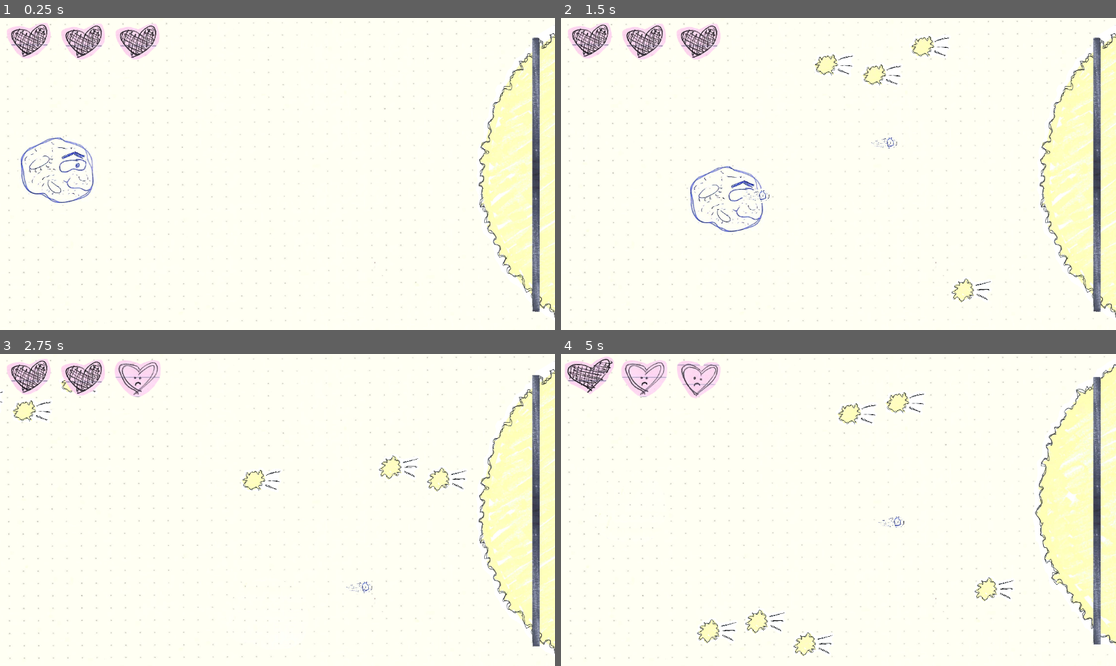
Above: before the commit, frames 1-4 (two rows, left to right).
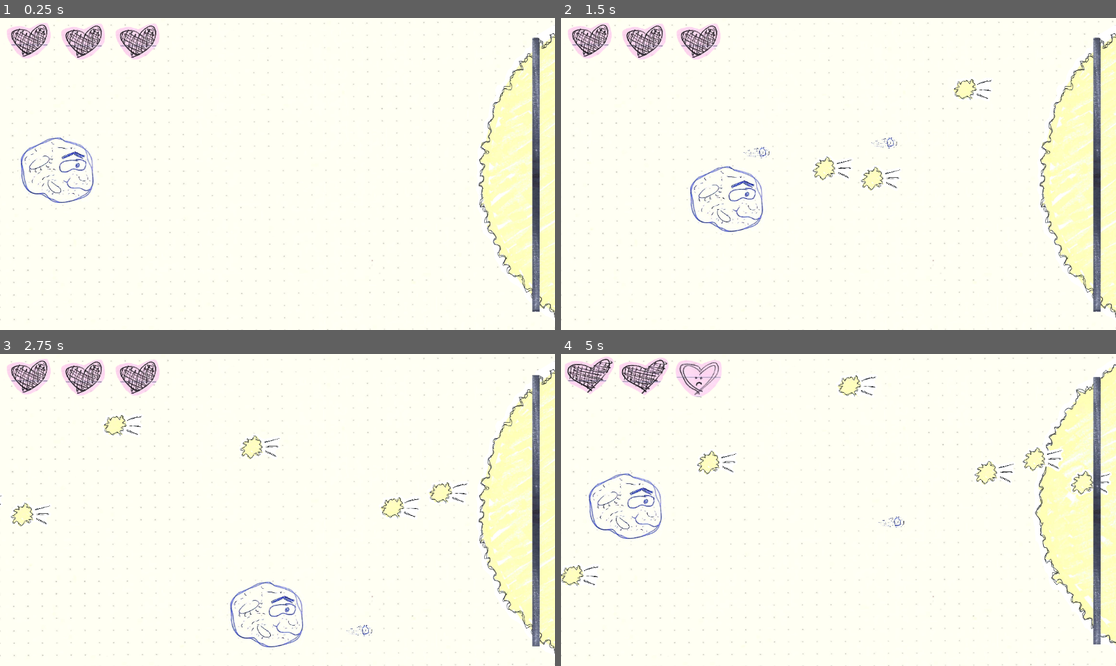
Above: after the commit, the same moments.

Repository: zirons1/Stargazing
Game: Godot game, scene res://levels/battle.tscn
Same seed, same stepped clock (60 frames per second), same inputs: the game is played once before the commit and once after it. Before the commit the project starts from res://battle.tscn.
Inputs:
- Up to frame 1 (0.25 s): no input
- Up to frame 2 (1.5 s): hold Right (player_right) 0.53-1.28 s; hold Space (space) 0.53-1.28 s; hold Down (player_down) from 1.28 s (still down); tap Space (space) at 1.35 s
- Up to frame 3 (2.75 s): release Down (player_down) at 2.03 s; hold Right (player_right) from 2.03 s (still down); hold Space (space) from 2.03 s (still down)
- Up to frame 4 (5 s): release Right (player_right) at 2.78 s; release Space (space) at 2.78 s; hold Up (player_up) 2.78-3.53 s; tap Space (space) at 2.85, 4.35 s; hold Space (space) 3.53-4.28 s; hold Left (player_left) from 3.53 s (still down)

The runs differ from the first frame. In frame 1, 0.9% of the frame differs, in the area x 0-100%, y 0-100%; in frame 2, 2.5%; in frame 3, 4.1%; in frame 4, 5.3%.

Commit message:
Directory organizing

Diff:
--- a/battle.tscn
+++ /dev/null
@@ -1,177 +0,0 @@
-[gd_scene load_steps=22 format=3 uid="uid://dmerkhi3i8suv"]
-
-[ext_resource type="PackedScene" uid="uid://cnx8qqobenu6d" path="res://player.tscn" id="1_b1kuy"]
-[ext_resource type="Script" path="res://battle.gd" id="1_m0edu"]
-[ext_resource type="PackedScene" uid="uid://bk3ahoq2hkg74" path="res://shooting_star.tscn" id="2_4frnl"]
-[ext_resource type="PackedScene" uid="uid://bobdc5c764hwy" path="res://laser.tscn" id="3_5f2td"]
-[ext_resource type="Texture2D" uid="uid://6sfk6jcsbotw" path="res://art/full_heart1.png" id="4_5jshq"]
-[ext_resource type="Texture2D" uid="uid://ba8genqqi7hqr" path="res://art/paper/background.png" id="4_ewjf8"]
-[ext_resource type="Script" path="res://health_bar.gd" id="4_t7uxy"]
-[ext_resource type="Texture2D" uid="uid://cjw2dnbh35s2j" path="res://art/full_heart2.png" id="5_2pjnu"]
-[ext_resource type="Texture2D" uid="uid://c2dtumgchfrvb" path="res://art/empty_heart1.png" id="6_2au1w"]
-[ext_resource type="Texture2D" uid="uid://basr0ufeaa4k8" path="res://art/empty_heart2.png" id="7_h3vap"]
-[ext_resource type="Script" path="res://enemy_health.gd" id="9_q28c3"]
-[ext_resource type="PackedScene" uid="uid://dksi14b5vihqv" path="res://sun.tscn" id="10_r1il5"]
-[ext_resource type="Texture2D" uid="uid://blcis751j8o7k" path="res://art/paper/full_heart1.png" id="11_h0l7s"]
-[ext_resource type="Texture2D" uid="uid://b54tpr2dx30w1" path="res://art/paper/full_heart2.png" id="12_sfj2q"]
-[ext_resource type="Texture2D" uid="uid://ssl8qmb2vdgh" path="res://art/paper/empty_heart1.png" id="13_xwnkw"]
-[ext_resource type="Texture2D" uid="uid://c8oknryhcg8no" path="res://art/paper/empty_heart2.png" id="14_5dx5k"]
-[ext_resource type="Texture2D" uid="uid://5i17bxha14vv" path="res://art/paper/health_barx.png" id="16_j0da5"]
-[ext_resource type="Texture2D" uid="uid://dyyr0wkfk5ot1" path="res://art/paper/health_barxx.png" id="18_h3slm"]
-
-[sub_resource type="RectangleShape2D" id="RectangleShape2D_tif73"]
-size = Vector2(1287, 20)
-
-[sub_resource type="RectangleShape2D" id="RectangleShape2D_wn3u4"]
-size = Vector2(22.9999, 777)
-
-[sub_resource type="SpriteFrames" id="SpriteFrames_i08lj"]
-animations = [{
-"frames": [{
-"duration": 1.0,
-"texture": ExtResource("4_5jshq")
-}, {
-"duration": 1.0,
-"texture": ExtResource("5_2pjnu")
-}],
-"loop": true,
-"name": &"default",
-"speed": 5.0
-}, {
-"frames": [{
-"duration": 1.0,
-"texture": ExtResource("11_h0l7s")
-}, {
-"duration": 1.0,
-"texture": ExtResource("12_sfj2q")
-}],
-"loop": true,
-"name": &"default_paper",
-"speed": 5.0
-}, {
-"frames": [{
-"duration": 1.0,
-"texture": ExtResource("6_2au1w")
-}, {
-"duration": 1.0,
-"texture": ExtResource("7_h3vap")
-}],
-"loop": true,
-"name": &"empty",
-"speed": 5.0
-}, {
-"frames": [{
-"duration": 1.0,
-"texture": ExtResource("13_xwnkw")
-}, {
-"duration": 1.0,
-"texture": ExtResource("14_5dx5k")
-}],
-"loop": true,
-"name": &"empty_paper",
-"speed": 5.0
-}]
-
-[node name="Battle" type="Node2D"]
-script = ExtResource("1_m0edu")
-shooting_star = ExtResource("2_4frnl")
-laser_scene = ExtResource("3_5f2td")
-
-[node name="Timer" type="Timer" parent="."]
-wait_time = 0.6
-autostart = true
-
-[node name="Background" type="Sprite2D" parent="."]
-position = Vector2(577.5, 325)
-scale = Vector2(0.511083, 0.437061)
-texture = ExtResource("4_ewjf8")
-
-[node name="StaticBody2D" type="StaticBody2D" parent="Background"]
-position = Vector2(-1169.09, -853.428)
-scale = Vector2(1.95663, 2.28801)
-collision_layer = 16
-collision_mask = 0
-
-[node name="CollisionShape2D" type="CollisionShape2D" parent="Background/StaticBody2D"]
-position = Vector2(586, -10)
-shape = SubResource("RectangleShape2D_tif73")
-
-[node name="StaticBody2D2" type="StaticBody2D" parent="Background"]
-position = Vector2(-1157.35, 915.205)
-scale = Vector2(1.95663, 2.28801)
-collision_layer = 16
-collision_mask = 0
-
-[node name="CollisionShape2D" type="CollisionShape2D" parent="Background/StaticBody2D2"]
-position = Vector2(586, -10)
-shape = SubResource("RectangleShape2D_tif73")
-
-[node name="StaticBody2D3" type="StaticBody2D" parent="Background"]
-position = Vector2(-1169.09, -853.428)
-scale = Vector2(1.95663, 2.28801)
-collision_layer = 16
-collision_mask = 0
-
-[node name="CollisionShape2D" type="CollisionShape2D" parent="Background/StaticBody2D3"]
-position = Vector2(-42.0001, 374)
-shape = SubResource("RectangleShape2D_wn3u4")
-
-[node name="Sun" parent="." instance=ExtResource("10_r1il5")]
-
-[node name="Player" parent="." instance=ExtResource("1_b1kuy")]
-position = Vector2(92, 301)
-collision_mask = 16
-can_dash = true
-
-[node name="StatsUI" type="CanvasLayer" parent="."]
-
-[node name="HealthBar" type="HBoxContainer" parent="StatsUI"]
-offset_right = 40.0
-offset_bottom = 40.0
-script = ExtResource("4_t7uxy")
-
-[node name="Heart1" type="AnimatedSprite2D" parent="StatsUI/HealthBar"]
-position = Vector2(59, 47)
-scale = Vector2(0.398438, 0.398438)
-sprite_frames = SubResource("SpriteFrames_i08lj")
-animation = &"default_paper"
-
-[node name="Heart2" type="AnimatedSprite2D" parent="StatsUI/HealthBar"]
-position = Vector2(172, 49)
-scale = Vector2(0.398438, 0.398438)
-sprite_frames = SubResource("SpriteFrames_i08lj")
-animation = &"default_paper"
-
-[node name="Heart3" type="AnimatedSprite2D" parent="StatsUI/HealthBar"]
-position = Vector2(285, 49)
-scale = Vector2(0.398438, 0.398438)
-sprite_frames = SubResource("SpriteFrames_i08lj")
-animation = &"default_paper"
-
-[node name="EnemyHealth" type="TextureProgressBar" parent="StatsUI"]
-offset_left = 1120.0
-offset_top = 41.0
-offset_right = 2414.0
-offset_bottom = 107.0
-rotation = 1.5708
-scale = Vector2(0.22, 0.22)
-max_value = 1.0
-value = 1.0
-fill_mode = 1
-texture_progress = ExtResource("16_j0da5")
-script = ExtResource("9_q28c3")
-report = true
-max_health = 200
-
-[node name="EnemyHealth2" type="TextureProgressBar" parent="StatsUI"]
-offset_left = 1120.0
-offset_top = 325.0
-offset_right = 2414.0
-offset_bottom = 391.0
-rotation = 1.5708
-scale = Vector2(0.22, 0.22)
-max_value = 1.0
-value = 1.0
-texture_progress = ExtResource("18_h3slm")
-script = ExtResource("9_q28c3")
-max_health = 200
--- a/shooting_star.tscn
+++ b/enemies/sun/shooting_star.tscn
@@ -1,7 +1,7 @@
 [gd_scene load_steps=8 format=3 uid="uid://bk3ahoq2hkg74"]
 
 [ext_resource type="Texture2D" uid="uid://bcum8vvp4cu4p" path="res://art/shooting_star1.png" id="1_2fpi1"]
-[ext_resource type="Script" path="res://shooting_star.gd" id="1_i76lm"]
+[ext_resource type="Script" path="res://enemies/sun/shooting_star.gd" id="1_i76lm"]
 [ext_resource type="Texture2D" uid="uid://cu8bgtbpmmrpj" path="res://art/shooting_star2.png" id="2_33tba"]
 [ext_resource type="Texture2D" uid="uid://dvxedi6u04wvv" path="res://art/paper/shooting_star1.png" id="4_bka4v"]
 [ext_resource type="Texture2D" uid="uid://c5fi0jffobhnc" path="res://art/paper/shooting_star2.png" id="5_jh5nu"]
@@ -44,7 +44,7 @@
 scale = Vector2(0.173868, 0.176972)
 sprite_frames = SubResource("SpriteFrames_o3vhq")
 animation = &"paper"
-frame_progress = 0.0628254
+frame_progress = 0.94288
 
 [node name="CollisionShape2D" type="CollisionShape2D" parent="."]
 position = Vector2(-18, 2)
--- a/sun.gd
+++ b/enemies/sun/sun.gd
@@ -2,6 +2,8 @@
 extends CharacterBody2D
 
 @onready var animated_sprite_2d: AnimatedSprite2D = $AnimatedSprite2D
+
+@onready var timer: Timer = $Timer
 
 func _ready() -> void:
 	animated_sprite_2d.play("paper")
--- a/sun.tscn
+++ b/enemies/sun/sun.tscn
@@ -1,7 +1,7 @@
 [gd_scene load_steps=9 format=3 uid="uid://dksi14b5vihqv"]
 
 [ext_resource type="Texture2D" uid="uid://ckjnlrdr4qhbb" path="res://art/sun1.png" id="1_m2htp"]
-[ext_resource type="Script" path="res://sun.gd" id="1_q0xt7"]
+[ext_resource type="Script" path="res://enemies/sun/sun.gd" id="1_q0xt7"]
 [ext_resource type="Texture2D" uid="uid://bgvsmew55jdui" path="res://art/sun2.png" id="2_irfbv"]
 [ext_resource type="Texture2D" uid="uid://ctyqa7eo7m7xb" path="res://art/paper/sun1.png" id="4_8roo1"]
 [ext_resource type="Texture2D" uid="uid://dbkxfnchte4tr" path="res://art/paper/sun2.png" id="5_r3uy7"]
@@ -41,6 +41,10 @@
 collision_layer = 8
 script = ExtResource("1_q0xt7")
 
+[node name="Timer" type="Timer" parent="."]
+wait_time = 0.6
+autostart = true
+
 [node name="AnimatedSprite2D" type="AnimatedSprite2D" parent="."]
 position = Vector2(1075, 321)
 rotation = 1.5708
--- a/battle.gd
+++ b/levels/battle.gd
@@ -2,9 +2,9 @@
 
 @export var shooting_star: PackedScene
 @export var laser_scene: PackedScene
-@onready var timer: Timer = $Timer
 
 @onready var player: CharacterBody2D = $Player
+@onready var sun: Sun = $Sun
 
 const SHOOTING_STAR_SPEED : int = -8
 
@@ -13,9 +13,9 @@
 func _ready() -> void:
 	Events.health_zero.connect(game_over)
 	Events.star_dead.connect(victory)
-	timer.timeout.connect(_on_timeout)
+	sun.timer.timeout.connect(shoot_star)
 
-func _on_timeout() -> void:
+func shoot_star() -> void:
 	var star = shooting_star.instantiate()
 
 	var x := randi_range(48, 600)
--- /dev/null
+++ b/levels/battle.tscn
@@ -0,0 +1,27 @@
+[gd_scene load_steps=8 format=3 uid="uid://dmerkhi3i8suv"]
+
+[ext_resource type="PackedScene" uid="uid://cnx8qqobenu6d" path="res://player/player.tscn" id="1_b1kuy"]
+[ext_resource type="Script" path="res://levels/battle.gd" id="1_m0edu"]
+[ext_resource type="PackedScene" uid="uid://bk3ahoq2hkg74" path="res://enemies/sun/shooting_star.tscn" id="2_4frnl"]
+[ext_resource type="PackedScene" uid="uid://bobdc5c764hwy" path="res://player/laser.tscn" id="3_5f2td"]
+[ext_resource type="PackedScene" uid="uid://b1yc1xt8x0lai" path="res://ui/background.tscn" id="4_b1lsa"]
+[ext_resource type="PackedScene" uid="uid://bfekoufulm8oc" path="res://ui/stats_ui.tscn" id="7_y8y0n"]
+[ext_resource type="PackedScene" uid="uid://dksi14b5vihqv" path="res://enemies/sun/sun.tscn" id="10_r1il5"]
+
+[node name="Battle" type="Node2D"]
+script = ExtResource("1_m0edu")
+shooting_star = ExtResource("2_4frnl")
+laser_scene = ExtResource("3_5f2td")
+
+[node name="Background" parent="." instance=ExtResource("4_b1lsa")]
+position = Vector2(576, 323)
+scale = Vector2(0.501447, 0.431613)
+
+[node name="Sun" parent="." instance=ExtResource("10_r1il5")]
+
+[node name="Player" parent="." instance=ExtResource("1_b1kuy")]
+position = Vector2(92, 301)
+collision_mask = 16
+can_dash = true
+
+[node name="StatsUI" parent="." instance=ExtResource("7_y8y0n")]
--- a/laser.gd
+++ b/player/laser.gd
@@ -11,6 +11,9 @@
 	position.x += velocity.x
 	position.y += velocity.y
 
+	if position.x >= 1300:
+		queue_free()
+
 func _on_body_entered(body: Node2D) -> void:
 	#print("sun hit laser")
 	Events.star_hit.emit()
--- a/laser.tscn
+++ b/player/laser.tscn
@@ -2,7 +2,7 @@
 
 [ext_resource type="Texture2D" uid="uid://c100vt002alfw" path="res://art/laser1.png" id="1_wyrov"]
 [ext_resource type="Texture2D" uid="uid://dn04u7yv7ne5q" path="res://art/laser2.png" id="2_sjfs2"]
-[ext_resource type="Script" path="res://laser.gd" id="3_6qunt"]
+[ext_resource type="Script" path="res://player/laser.gd" id="3_6qunt"]
 [ext_resource type="Texture2D" uid="uid://ju7qt2yejnce" path="res://art/paper/laser1.png" id="4_c4xen"]
 [ext_resource type="Texture2D" uid="uid://jjikgm6ksuy5" path="res://art/paper/laser2.png" id="5_hax4m"]
 
--- a/player.tscn
+++ b/player/player.tscn
@@ -1,8 +1,8 @@
 [gd_scene load_steps=11 format=3 uid="uid://cnx8qqobenu6d"]
 
-[ext_resource type="Script" path="res://player.gd" id="1_oj7h7"]
+[ext_resource type="Script" path="res://player/player.gd" id="1_oj7h7"]
 [ext_resource type="Texture2D" uid="uid://bev3uw6qdt3vm" path="res://art/rocket1.png" id="1_q3r7l"]
-[ext_resource type="PackedScene" uid="uid://bobdc5c764hwy" path="res://laser.tscn" id="2_o7lr4"]
+[ext_resource type="PackedScene" uid="uid://bobdc5c764hwy" path="res://player/laser.tscn" id="2_o7lr4"]
 [ext_resource type="Texture2D" uid="uid://vjtcjyu0re8h" path="res://art/rocket2.png" id="2_uyxkc"]
 [ext_resource type="Texture2D" uid="uid://bnspcqx80s33h" path="res://art/paper/moon1.png" id="5_d0upx"]
 [ext_resource type="Texture2D" uid="uid://bic6ikeo44j2n" path="res://art/paper/iframe_moon1.png" id="5_g72ff"]
--- a/project.godot
+++ b/project.godot
@@ -11,7 +11,7 @@
 [application]
 
 config/name="Stargazing"
-run/main_scene="res://battle.tscn"
+run/main_scene="res://levels/battle.tscn"
 config/features=PackedStringArray("4.3", "Forward Plus")
 config/icon="res://icon.svg"
 
--- /dev/null
+++ b/ui/background.tscn
@@ -0,0 +1,44 @@
+[gd_scene load_steps=4 format=3 uid="uid://b1yc1xt8x0lai"]
+
+[ext_resource type="Texture2D" uid="uid://ba8genqqi7hqr" path="res://art/paper/background.png" id="1_th5wk"]
+
+[sub_resource type="RectangleShape2D" id="RectangleShape2D_tif73"]
+size = Vector2(1287, 20)
+
+[sub_resource type="RectangleShape2D" id="RectangleShape2D_wn3u4"]
+size = Vector2(22.9999, 777)
+
+[node name="Background" type="Sprite2D"]
+position = Vector2(577.5, 325)
+scale = Vector2(0.511083, 0.437061)
+texture = ExtResource("1_th5wk")
+
+[node name="StaticBody2D" type="StaticBody2D" parent="."]
+position = Vector2(-1169.09, -853.428)
+scale = Vector2(1.95663, 2.28801)
+collision_layer = 16
+collision_mask = 0
+
+[node name="CollisionShape2D" type="CollisionShape2D" parent="StaticBody2D"]
+position = Vector2(586, -10)
+shape = SubResource("RectangleShape2D_tif73")
+
+[node name="StaticBody2D2" type="StaticBody2D" parent="."]
+position = Vector2(-1157.35, 915.205)
+scale = Vector2(1.95663, 2.28801)
+collision_layer = 16
+collision_mask = 0
+
+[node name="CollisionShape2D" type="CollisionShape2D" parent="StaticBody2D2"]
+position = Vector2(586, -10)
+shape = SubResource("RectangleShape2D_tif73")
+
+[node name="StaticBody2D3" type="StaticBody2D" parent="."]
+position = Vector2(-1169.09, -853.428)
+scale = Vector2(1.95663, 2.28801)
+collision_layer = 16
+collision_mask = 0
+
+[node name="CollisionShape2D" type="CollisionShape2D" parent="StaticBody2D3"]
+position = Vector2(-42.0001, 374)
+shape = SubResource("RectangleShape2D_wn3u4")
--- /dev/null
+++ b/ui/stats_ui.tscn
@@ -0,0 +1,114 @@
+[gd_scene load_steps=14 format=3 uid="uid://bfekoufulm8oc"]
+
+[ext_resource type="Script" path="res://ui/health_bar.gd" id="1_nh6b7"]
+[ext_resource type="Texture2D" uid="uid://6sfk6jcsbotw" path="res://art/full_heart1.png" id="2_ss0f1"]
+[ext_resource type="Texture2D" uid="uid://cjw2dnbh35s2j" path="res://art/full_heart2.png" id="3_6u8tj"]
+[ext_resource type="Texture2D" uid="uid://blcis751j8o7k" path="res://art/paper/full_heart1.png" id="4_cdmoy"]
+[ext_resource type="Texture2D" uid="uid://b54tpr2dx30w1" path="res://art/paper/full_heart2.png" id="5_n3ik1"]
+[ext_resource type="Texture2D" uid="uid://c2dtumgchfrvb" path="res://art/empty_heart1.png" id="6_onbh1"]
+[ext_resource type="Texture2D" uid="uid://basr0ufeaa4k8" path="res://art/empty_heart2.png" id="7_j0pfv"]
+[ext_resource type="Texture2D" uid="uid://ssl8qmb2vdgh" path="res://art/paper/empty_heart1.png" id="8_456jm"]
+[ext_resource type="Texture2D" uid="uid://c8oknryhcg8no" path="res://art/paper/empty_heart2.png" id="9_7aq7c"]
+[ext_resource type="Texture2D" uid="uid://5i17bxha14vv" path="res://art/paper/health_bar1.png" id="10_ls7u4"]
+[ext_resource type="Script" path="res://ui/enemy_health.gd" id="11_t0oh7"]
+[ext_resource type="Texture2D" uid="uid://dt0g6k1ij1ect" path="res://art/paper/health_bar2.png" id="12_kp2vy"]
+
+[sub_resource type="SpriteFrames" id="SpriteFrames_i08lj"]
+animations = [{
+"frames": [{
+"duration": 1.0,
+"texture": ExtResource("2_ss0f1")
+}, {
+"duration": 1.0,
+"texture": ExtResource("3_6u8tj")
+}],
+"loop": true,
+"name": &"default",
+"speed": 5.0
+}, {
+"frames": [{
+"duration": 1.0,
+"texture": ExtResource("4_cdmoy")
+}, {
+"duration": 1.0,
+"texture": ExtResource("5_n3ik1")
+}],
+"loop": true,
+"name": &"default_paper",
+"speed": 5.0
+}, {
+"frames": [{
+"duration": 1.0,
+"texture": ExtResource("6_onbh1")
+}, {
+"duration": 1.0,
+"texture": ExtResource("7_j0pfv")
+}],
+"loop": true,
+"name": &"empty",
+"speed": 5.0
+}, {
+"frames": [{
+"duration": 1.0,
+"texture": ExtResource("8_456jm")
+}, {
+"duration": 1.0,
+"texture": ExtResource("9_7aq7c")
+}],
+"loop": true,
+"name": &"empty_paper",
+"speed": 5.0
+}]
+
+[node name="StatsUI" type="CanvasLayer"]
+
+[node name="HealthBar" type="HBoxContainer" parent="."]
+offset_right = 40.0
+offset_bottom = 40.0
+script = ExtResource("1_nh6b7")
+
+[node name="Heart1" type="AnimatedSprite2D" parent="HealthBar"]
+position = Vector2(59, 47)
+scale = Vector2(0.398438, 0.398438)
+sprite_frames = SubResource("SpriteFrames_i08lj")
+animation = &"default_paper"
+
+[node name="Heart2" type="AnimatedSprite2D" parent="HealthBar"]
+position = Vector2(172, 49)
+scale = Vector2(0.398438, 0.398438)
+sprite_frames = SubResource("SpriteFrames_i08lj")
+animation = &"default_paper"
+
+[node name="Heart3" type="AnimatedSprite2D" parent="HealthBar"]
+position = Vector2(285, 49)
+scale = Vector2(0.398438, 0.398438)
+sprite_frames = SubResource("SpriteFrames_i08lj")
+animation = &"default_paper"
+
+[node name="EnemyHealth" type="TextureProgressBar" parent="."]
+offset_left = 1120.0
+offset_top = 41.0
+offset_right = 2414.0
+offset_bottom = 107.0
+rotation = 1.5708
+scale = Vector2(0.22, 0.22)
+max_value = 1.0
+value = 1.0
+fill_mode = 1
+texture_progress = ExtResource("10_ls7u4")
+script = ExtResource("11_t0oh7")
+report = true
+max_health = 200
+
+[node name="EnemyHealth2" type="TextureProgressBar" parent="."]
+offset_left = 1120.0
+offset_top = 325.0
+offset_right = 2414.0
+offset_bottom = 391.0
+rotation = 1.5708
+scale = Vector2(0.22, 0.22)
+max_value = 1.0
+value = 1.0
+texture_progress = ExtResource("12_kp2vy")
+script = ExtResource("11_t0oh7")
+max_health = 200
Binary file changed: art/paper/health_bar1.png
Not shown, changed: art/paper/health_bar1.png.import
Binary file added: art/paper/health_bar2.png
Not shown, changed: art/paper/health_bar2.png.import
Binary file removed: art/paper/health_barx.png
Binary file removed: art/paper/health_barxx.png
Not shown, removed: art/paper/health_barxx.png.import
Renamed: shooting_star.gd -> enemies/sun/shooting_star.gd
Renamed: player.gd -> player/player.gd
Renamed: enemy_health.gd -> ui/enemy_health.gd
Renamed: health_bar.gd -> ui/health_bar.gd
Not shown, added: art/paper/health_bar2.psd
